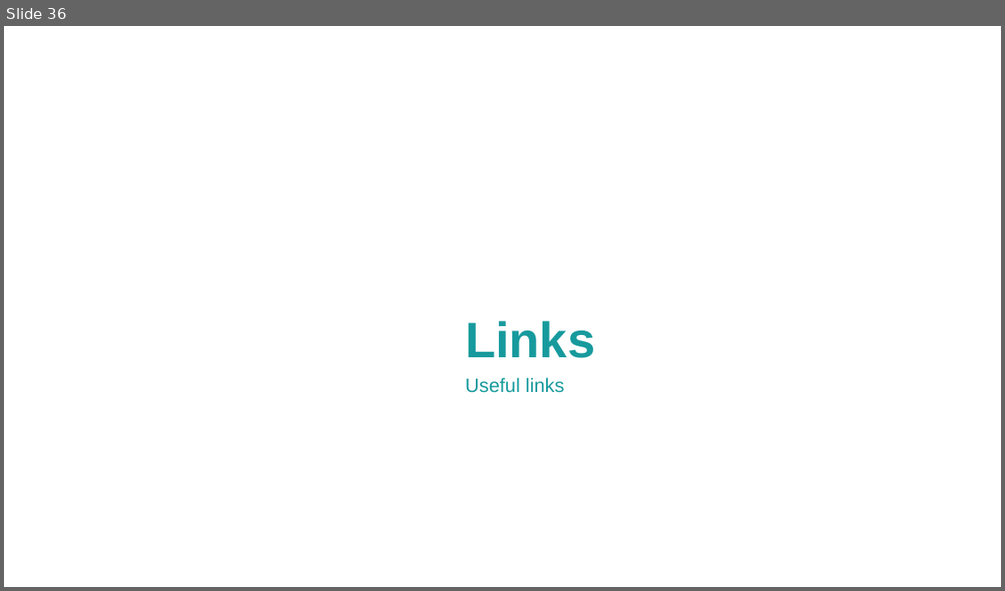
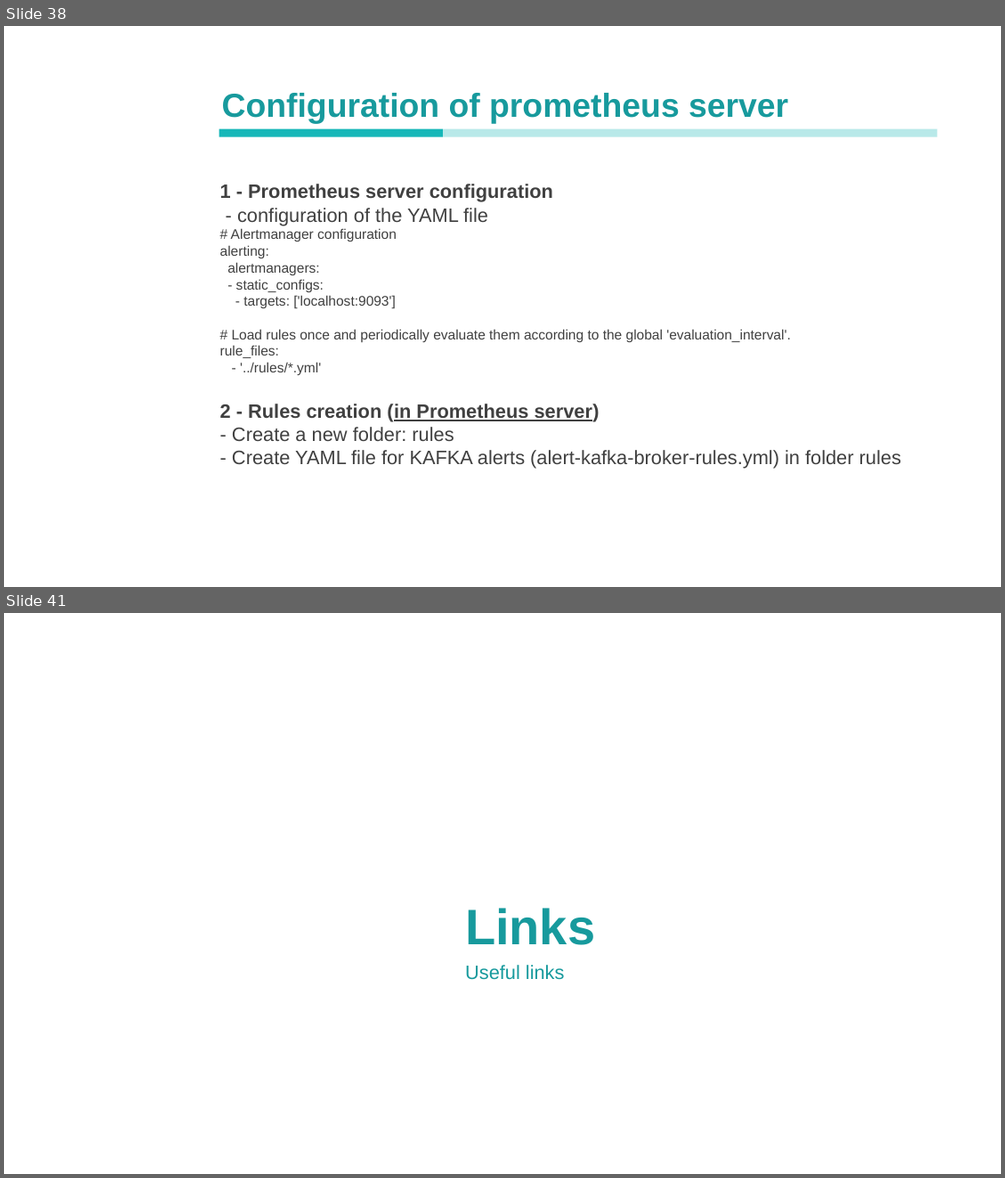
Before and after one commit to Ludo-didelot/PresentationPrometheusGrafana, a slide deck: Presentation - Monitoring.pptx. Shown one above the other, each under a label of ours: slide 36 before the commit, slides 38 and 41 after it; the slides between them are not shown. The pictures are 1005x591 and 1005x1178 pixels, drawn with LibreOffice and Linux fonts; fonts in the diff are those of the drawing; background and template pictures are left out. Boxes give left, top, right and bottom in pixels: in the first picture for what was removed or moved away, otherwise in the second. Text is boxed around its words. In the diff, an @@ line names an element or a change of style, - is before the commit and + after.

Commit message:
Add alerting

```diff
--- a/Presentation - Monitoring.pptx
+++ b/Presentation - Monitoring.pptx
@@ slide 38 added at [4,26,1001,587], background picture (left out) @@
@@ text added at [36,26,137,587], 44 pt, text #FFFFFF, bold @@
+Alert manager
@@ text added at [222,93,788,123], 24 pt, text #179A9D, bold @@
+Configuration of prometheus server
@@ text added at [354,93,650,137], 36 pt, text #FFFFFF @@
+Agenda Style
@@ rectangle added at [219,128,443,136], fill #16B7B8 @@
@@ rectangle added at [443,128,937,136], fill #16B7B8 at 30% opacity @@
@@ text added at [220,184,901,468], 10 pt, text #404040 @@
+1 - Prometheus server configuration
+- configuration of the YAML file
+# Alertmanager configuration
+alerting:
+alertmanagers:
+- static_configs:
+- targets: ['localhost:9093']
+# Load rules once and periodically evaluate them according to the global 'evaluation_interval'.
+rule_files:
+- '../rules/*.yml'
+2 - Rules creation (in Prometheus server)
+- Create a new folder: rules
+- Create YAML file for KAFKA alerts (alert-kafka-broker-rules.yml) in folder rules
@@ what was slide 36 is now slide 41 @@
```
Also in this commit, not shown: 2 slides changed, 5 other slides added, 1 slide removed.
